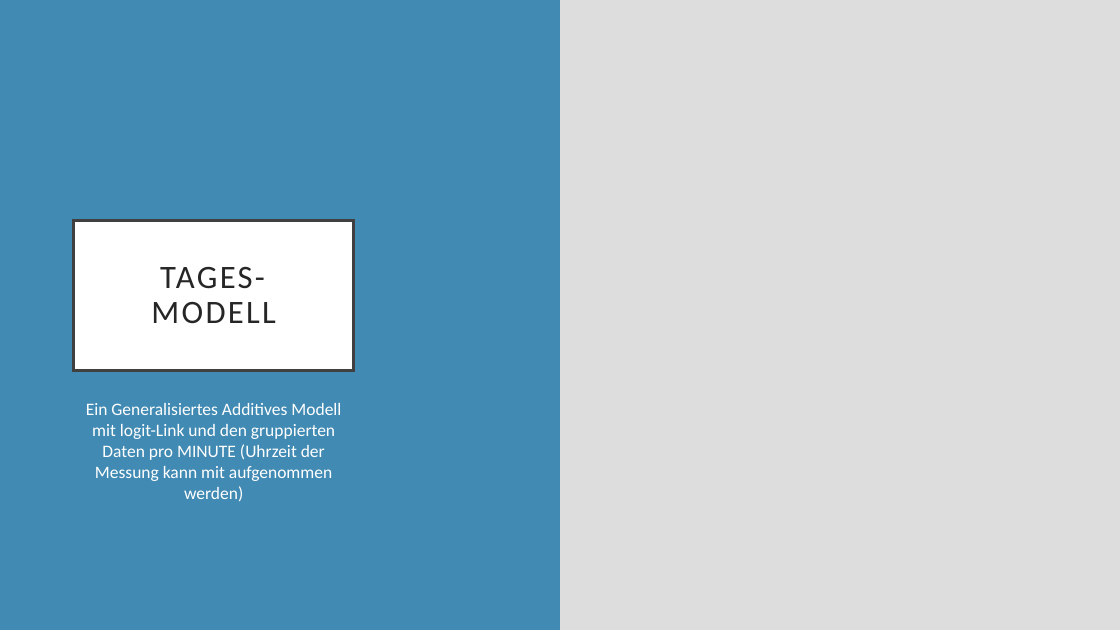
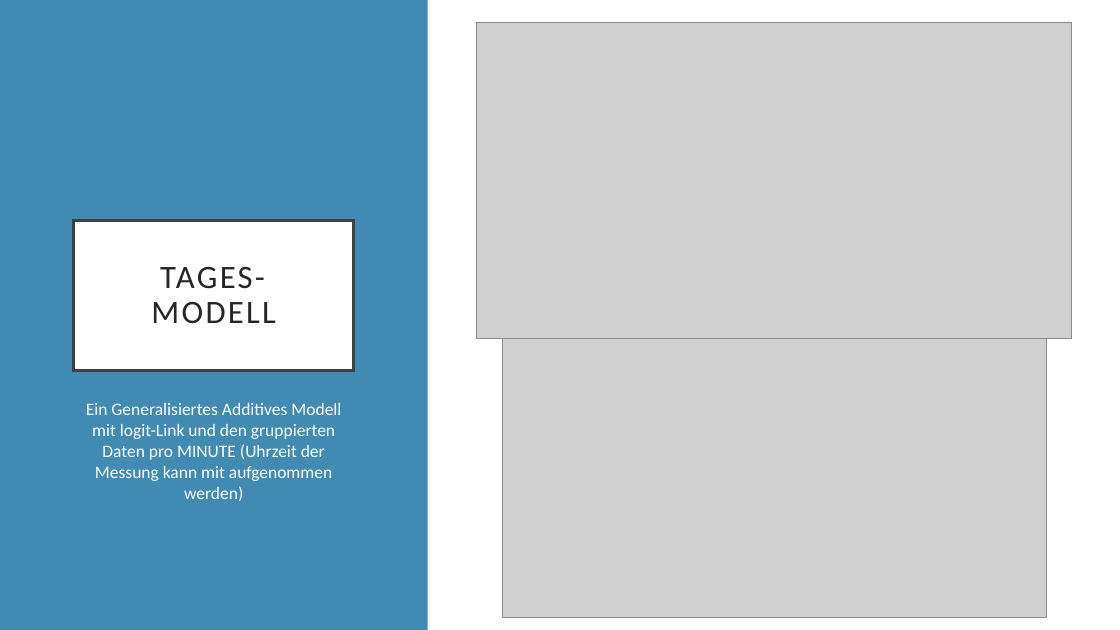
Before and after one commit to leavanh/LVS, a slide deck: slide 4 of Organisatorisches/LVS-IR-Taubenstein.pptx. Drawn at 1120x630 pixels with LibreOffice and Linux fonts; fonts in the diff are those of the drawing; grey boxes stand for pictures. Boxes give left, top, right and bottom in pixels: in the first picture for what was removed or moved away, otherwise in the second. Text is boxed around its words. In the diff, an @@ line names an element or a change of style, - is before the commit and + after.

```diff
--- a/Organisatorisches/LVS-IR-Taubenstein.pptx
+++ b/Organisatorisches/LVS-IR-Taubenstein.pptx
@@ background #DDDDDD to #418AB3 @@
@@ rectangle removed at [0,0,560,630] @@
@@ rectangle added at [428,0,1120,630], fill #FFFFFF @@
@@ picture added at [476,22,1071,339] @@
@@ picture added at [502,339,1047,618] @@
```
Also in this commit, not shown: 2 other slides changed, 1 other file.
